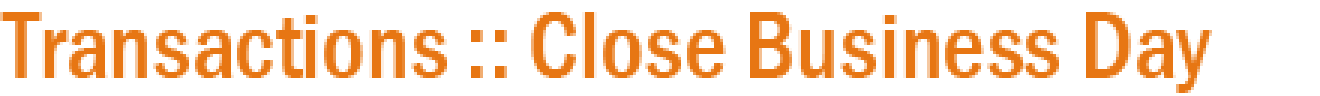
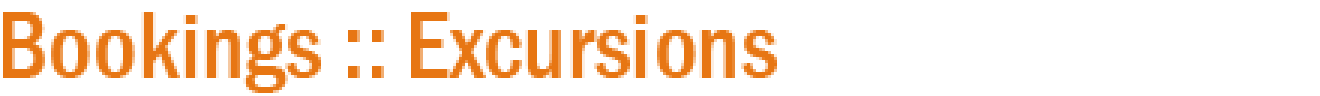
Two versions of the same layered image (1320 x 96). Layer-by-layer changes:
hid "Transactions :: Close Business Day" over left=0, top=12, right=1212, bottom=93
renamed "Bookings :: In Progress" to "Bookings :: Excursions", showed it, painted on it over left=3, top=12, right=792, bottom=93
